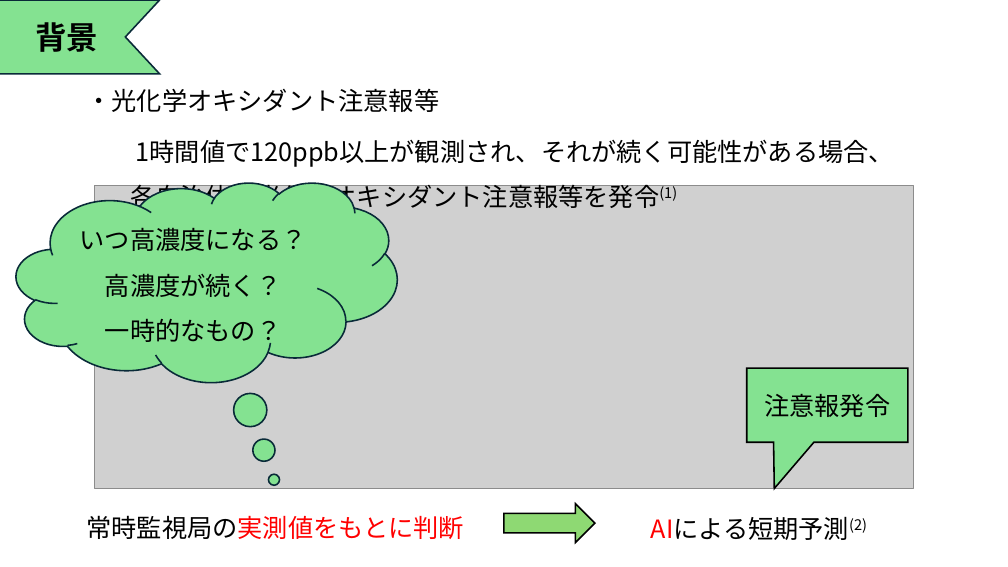
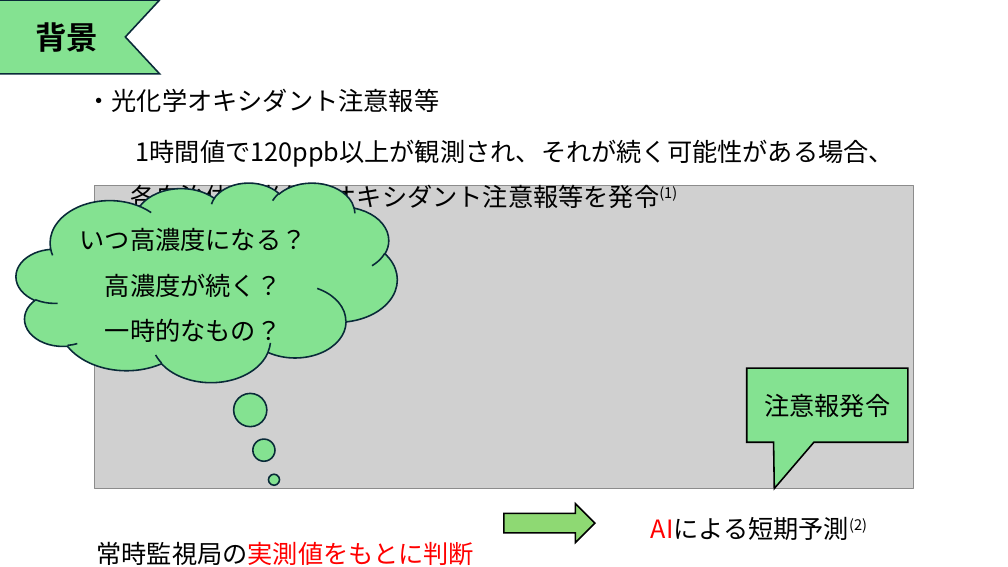
Before and after one commit to Tatsuki0623/lab, a slide deck: slide 2 of out_data/21T7-008.pptx. Drawn at 1008x567 pixels with LibreOffice and Linux fonts; fonts in the diff are those of the drawing; grey boxes stand for pictures. Boxes give left, top, right and bottom in pixels: in the first picture for what was removed or moved away, otherwise in the second. Text is boxed around its words. In the diff, an @@ line names an element or a change of style, - is before the commit and + after.

```diff
--- a/out_data/21T7-008.pptx
+++ b/out_data/21T7-008.pptx
@@ text "常時監視局の実測値をもとに判断": place and size @@
-text "常時監視局の実測値をもとに判断" at [86, 515, 464, 539]
+text "常時監視局の実測値をもとに判断" at [96, 541, 474, 565]
```
Also in this commit, not shown: 9 other slides changed, 2 slides added, 7 slides removed.
